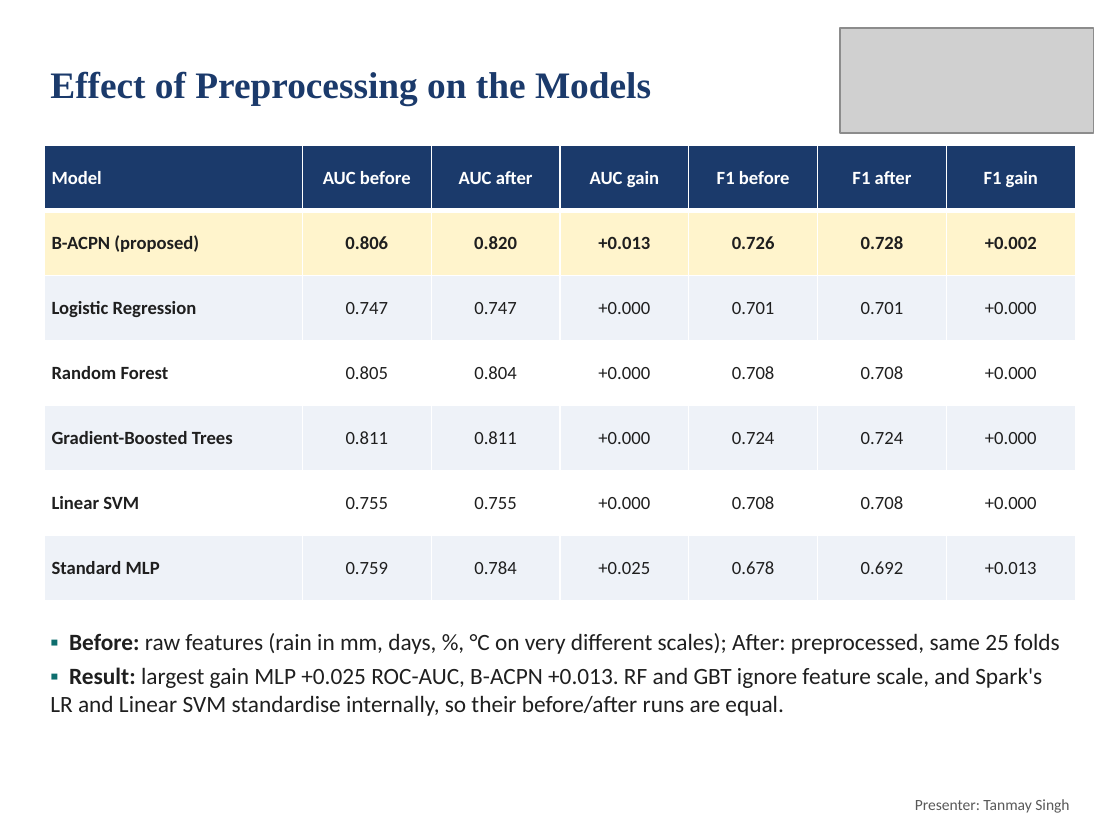
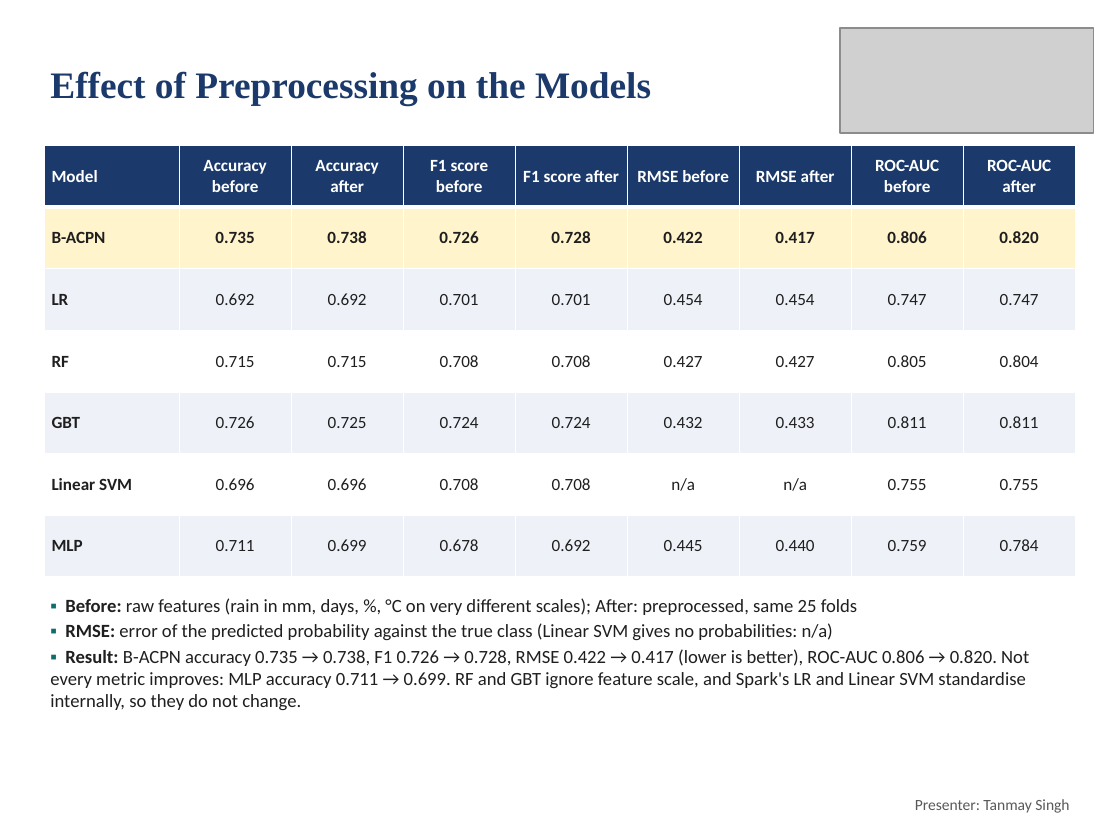
Before and after one commit to deepankarkumar1310/hadoop-ml-algorithm-, a slide deck: slide 14 of docs/Review2_Deck.pptx. Drawn at 1120x840 pixels with LibreOffice and Linux fonts; fonts in the diff are those of the drawing; grey boxes stand for pictures. Boxes give left, top, right and bottom in pixels: in the first picture for what was removed or moved away, otherwise in the second. Text is boxed around its words. In the diff, an @@ line names an element or a change of style, - is before the commit and + after.

Commit message:
Replace A-CPN with B-ACPN everywhere; add accuracy, F1, RMSE and ROC-AUC before vs after preprocessing

```diff
--- a/docs/Review2_Deck.pptx
+++ b/docs/Review2_Deck.pptx
@@ table at (45,146,1075,577) @@
-column 1: Model | B-ACPN (proposed) | Logistic Regression | Random Forest | Gradient-Boosted Trees | Linear SVM | Standard MLP
-column 2: AUC before | 0.806 | 0.747 | 0.805 | 0.811 | 0.755 | 0.759
-column 3: AUC after | 0.820 | 0.747 | 0.804 | 0.811 | 0.755 | 0.784
-column 4: AUC gain | +0.013 | +0.000 | +0.000 | +0.000 | +0.000 | +0.025
-column 5: F1 before | 0.726 | 0.701 | 0.708 | 0.724 | 0.708 | 0.678
-column 6: F1 after | 0.728 | 0.701 | 0.708 | 0.724 | 0.708 | 0.692
-column 7: F1 gain | +0.002 | +0.000 | +0.000 | +0.000 | +0.000 | +0.013
+column 1: Model | B-ACPN | LR | RF | GBT | Linear SVM | MLP
+column 2: Accuracy before | 0.735 | 0.692 | 0.715 | 0.726 | 0.696 | 0.711
+column 3: Accuracy after | 0.738 | 0.692 | 0.715 | 0.725 | 0.696 | 0.699
+column 4: F1 score before | 0.726 | 0.701 | 0.708 | 0.724 | 0.708 | 0.678
+column 5: F1 score after | 0.728 | 0.701 | 0.708 | 0.724 | 0.708 | 0.692
+column 6: RMSE before | 0.422 | 0.454 | 0.427 | 0.432 | n/a | 0.445
+column 7: RMSE after | 0.417 | 0.454 | 0.427 | 0.433 | n/a | 0.440
+column 8: ROC-AUC before | 0.806 | 0.747 | 0.805 | 0.811 | 0.755 | 0.759
+column 9: ROC-AUC after | 0.820 | 0.747 | 0.804 | 0.811 | 0.755 | 0.784
@@ text "▪ Before: raw features (rain ...": place and size @@
-text "▪ Before: raw features (rain ..." at (50,633,1060,716)
+text "▪ Before: raw features (rain ..." at (50,598,1029,710)
@@ text at (65,598,858,615): size 15 to 12 pt in "▪ Before: raw features (rain in mm, ..."; less space between paragraphs @@
@@ text at (50,623,1029,710): text changed; size 15 to 12 pt @@
-▪ Result: largest gain MLP +0.025 ROC-AUC, B-ACPN +0.013. RF and GBT ignore feature scale, and Spark's LR and Linear SVM standardise internally, so their before/after runs are equal.
+▪ RMSE: error of the predicted probability against the true class (Linear SVM gives no probabilities: n/a)
+▪ Result: B-ACPN accuracy 0.735 → 0.738, F1 0.726 → 0.728, RMSE 0.422 → 0.417 (lower is better), ROC-AUC 0.806 → 0.820. Not every metric improves: MLP accuracy 0.711 → 0.699. RF and GBT ignore feature scale, and Spark's LR and Linear SVM standardise internally, so they do not change.
```
Also in this commit, not shown: 1 other slide changed, 21 other files.
